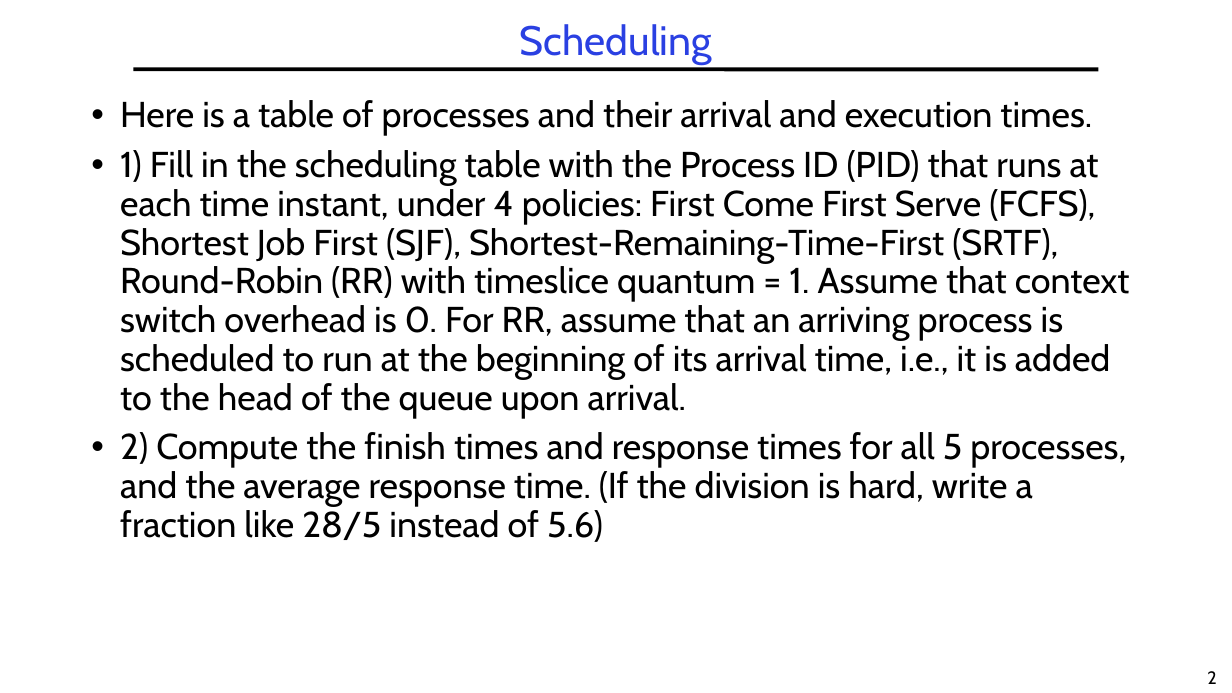
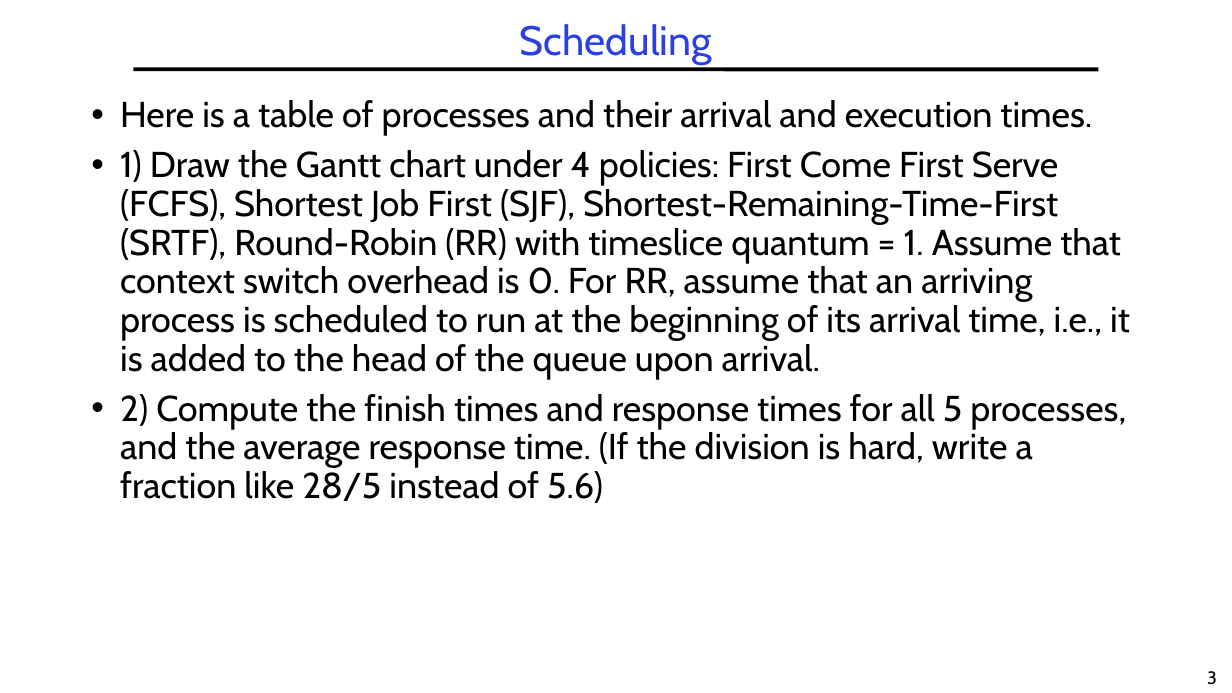
Before and after one commit to guhofstra/CSC256Fa25, a slide deck: slide 3 of PPTs/L5-Exercises.pptx (slide 2 before the commit). Drawn at 1232x693 pixels with LibreOffice and Linux fonts; fonts in the diff are those of the drawing. Boxes give left, top, right and bottom in pixels: in the first picture for what was removed or moved away, otherwise in the second. Text is boxed around its words. In the diff, an @@ line names an element or a change of style, - is before the commit and + after.

```diff
--- a/PPTs/L5-Exercises.pptx
+++ b/PPTs/L5-Exercises.pptx
@@ text at [120,150,1130,380]: text changed @@
-• 1) Fill in the scheduling table with the Process ID (PID) that runs at each time instant, under 4 policies: First Come First Serve (FCFS), Shortest Job First (SJF), Shortest-Remaining-Time-First (SRTF), Round-Robin (RR) with timeslice quantum = 1. Assume that context switch overhead is 0. For RR, assume that an arriving process is scheduled to run at the beginning of its arrival time, i.e., it is added to the head of the queue upon arrival.
+• 1) Draw the Gantt chart under 4 policies: First Come First Serve (FCFS), Shortest Job First (SJF), Shortest-Remaining-Time-First (SRTF), Round-Robin (RR) with timeslice quantum = 1. Assume that context switch overhead is 0. For RR, assume that an arriving process is scheduled to run at the beginning of its arrival time, i.e., it is added to the head of the queue upon arrival.
@@ page number at [1207,671,1217,685]: text changed @@
-2
+3
```
Also in this commit, not shown: 4 slides added, 3 other files.
